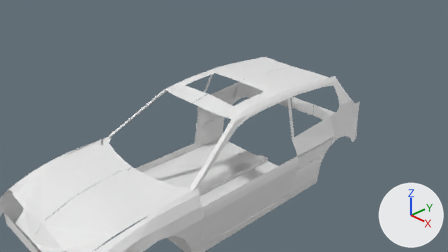
The Blender file civic/civicHatchBack.blend: old version first, new version second.
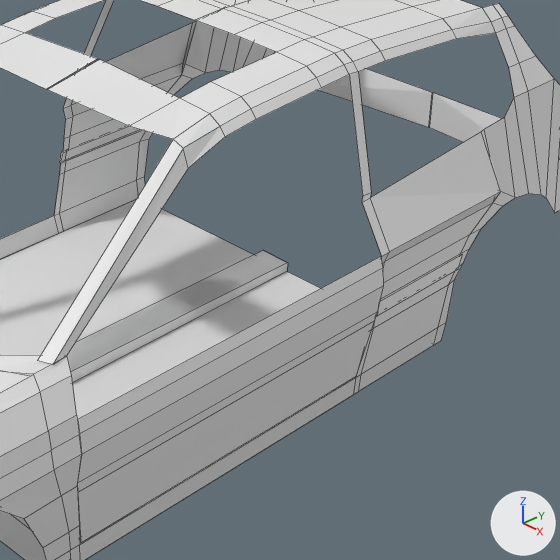
There are two pictures of each version: one from the file's camera 'Camera', one close up on the part from 40% to 79% of the width and 30% to 100% of the height. The lights are fixed; the arrows at lower right show +X, +Y and +Z. The close-ups show mesh edges as thin lines.

In view in the first close-up: 'Body', 'Plane'.
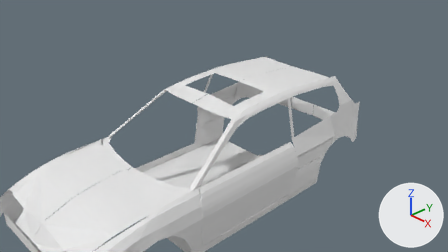
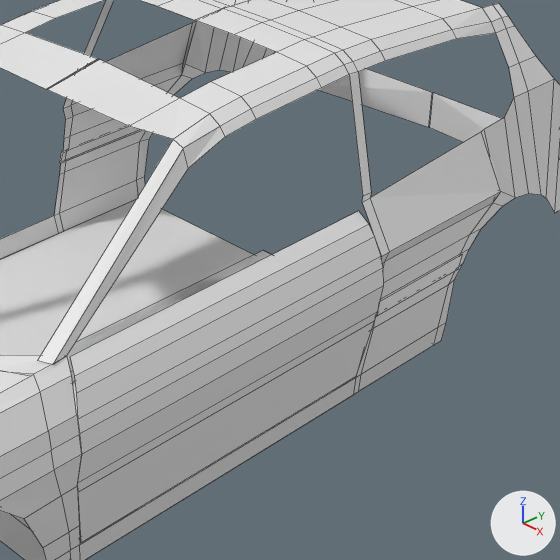
Location of each change, [x1, y1, x2, y2] in pixels of the close-ups (560 x 560 px):
```json
{"object": "Plane", "change": "reshaped", "before": [78, 256, 384, 542], "after": [70, 211, 384, 542], "on screen": "16% taller"}
{"part": 1, "of": "me_plane_002", "change": "added", "after": [70, 211, 381, 419]}
```

Edits to the scene script, one JSON object a line:
```json
{"block": "me_plane_002", "where": "me_plane_002.from_pydata(...)  # 14 vertices, 6 faces; spans x -5.99..1.0, y -1.12..1.07, z 0.0..0.95"}
{"block": "me_plane_002", "where": "# used by ob_plane; location = (1.671, -0.3, -1.056); scale = (-0.0174, -1.31, 1.0)"}
{"block": "me_plane_002", "where": "# verts and faces of me_plane_002; kept vertices keep their numbers, new ones are numbered from 14"}
{"block": "me_plane_002", "where": "# before: 12 (-2.74, -1.12, 0.95) at pixel (381, 256), 13 (-2.74, 1.03, 0.95) at pixel (78, 419)"}
{"block": "me_plane_002", "change": "me_plane_002 part 1"}
{"op": "add", "block": "me_plane_002", "code": "verts[14] = (0.84, -1.12, 1.08)  # pixel (374, 236)"}
{"op": "add", "block": "me_plane_002", "code": "verts[15] = (0.84, 0.99, 1.08)  # pixel (76, 393)"}
{"op": "add", "block": "me_plane_002", "code": "verts[16] = (3.78, -1.11, 1.16)  # pixel (369, 224)"}
{"op": "add", "block": "me_plane_002", "code": "verts[17] = (3.78, 0.97, 1.16)  # pixel (74, 376)"}
{"op": "add", "block": "me_plane_002", "code": "verts[18] = (9.11, -1.1, 1.24)  # pixel (358, 210)"}
{"op": "add", "block": "me_plane_002", "code": "verts[19] = (9.11, 0.93, 1.24)  # pixel (70, 356)"}
{"op": "add", "block": "me_plane_002", "code": "faces += [(12, 13, 15, 14), (14, 15, 17, 16), (16, 17, 19, 18)]"}
```
